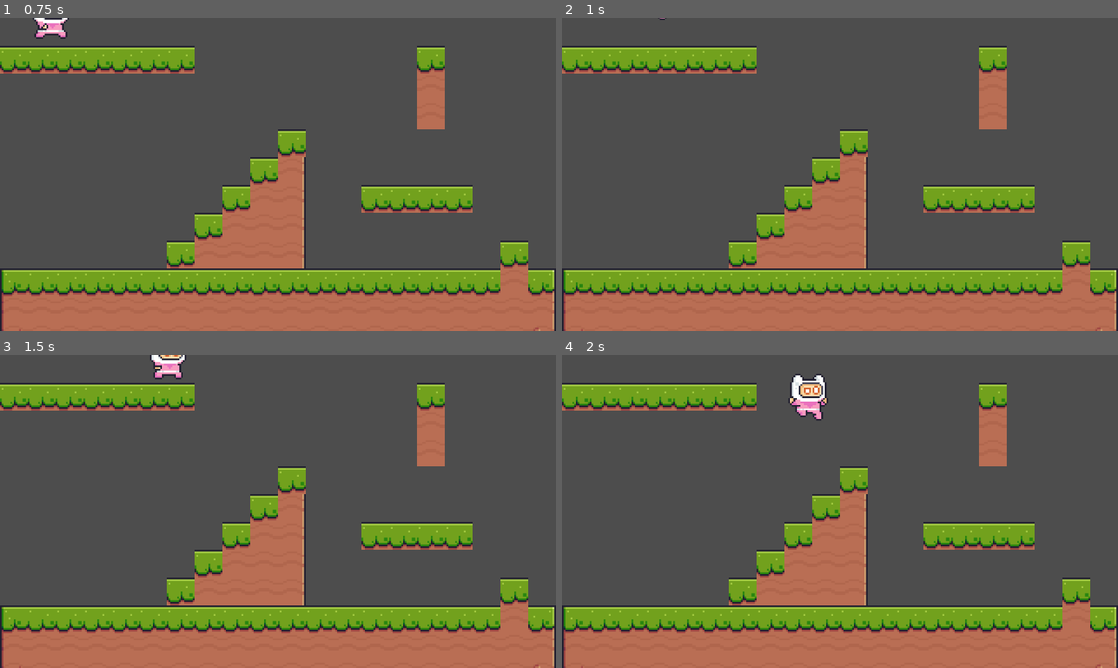
Above: before the commit, frames 1-4 (two rows, left to right).
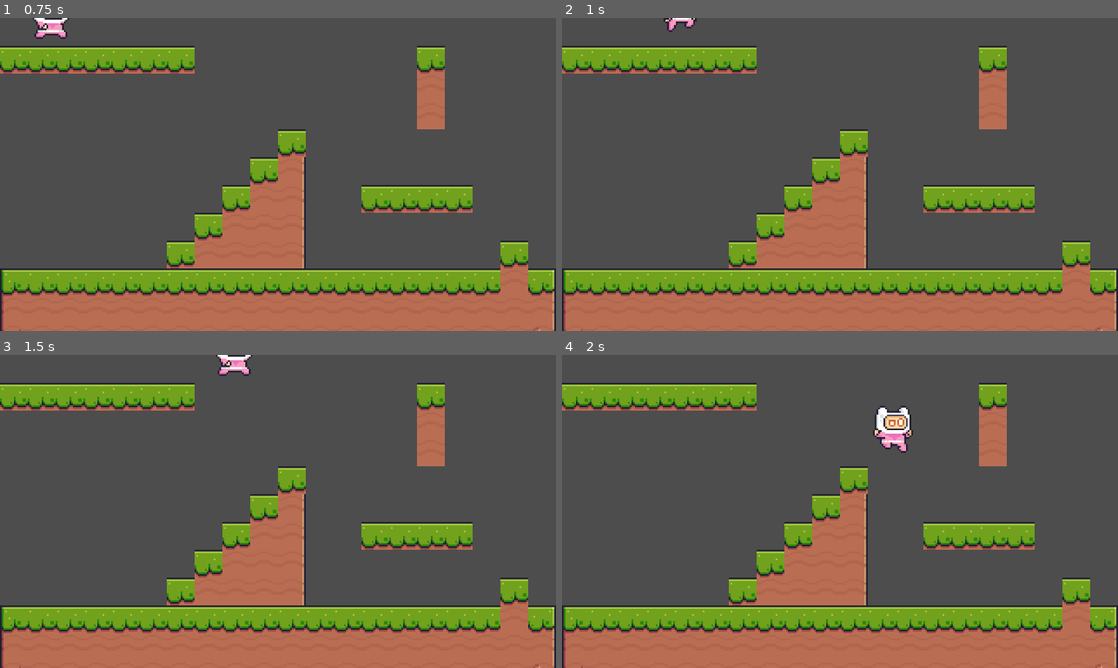
Above: after the commit, the same moments.

Repository: FANXING-0710/StarrySky
Game: Godot game, scene res://scenes/test_room.tscn
The game is run twice, just before and just after one commit, with the same random seed, the same clock (stepped at 60 frames per second) and the same inputs. The project has no main scene, so this scene is started directly.
Inputs:
- Up to frame 1 (0.75 s): hold D (right) from 0.53 s (still down); hold Shift (grab) from 0.53 s (still down)
- Up to frame 2 (1 s): keep holding D (right); keep holding Shift (grab); tap Space (jump) at 0.77 s; tap Keypad 2 (dash, bound only after the commit) at 0.8 s
- Up to frame 3 (1.5 s): keep holding D (right); tap Space (jump) at 1.07 s; release Shift (grab) at 1.28 s; tap Keypad 2 (dash, bound only after the commit) at 1.35 s
- Up to frame 4 (2 s): keep holding D (right); tap Space (jump) at 1.52, 1.55, 1.82 s

Frame 1 is identical in both runs. In frame 2, 0.2% of the frame differs, in the area x 17-25%, y 0-5%; in frame 3, 0.7%; in frame 4, 1.5%, in the area x 40-64%, y 6-32%.

Commit message:
一个比较烂的dash

Diff:
--- a/project.godot
+++ b/project.godot
@@ -43,16 +43,23 @@
 "deadzone": 0.2,
 "events": [Object(InputEventKey,"resource_local_to_scene":false,"resource_name":"","device":-1,"window_id":0,"alt_press …(191 unchanged characters)…
 , Object(InputEventKey,"resource_local_to_scene":false,"resource_name":"","device":-1,"window_id":0,"alt_pressed":false …(183 unchanged characters)…
+, Object(InputEventKey,"resource_local_to_scene":false,"resource_name":"","device":-1,"window_id":0,"alt_pressed":false,"shift_pressed":false,"ctrl_pressed":false,"meta_pressed":false,"pressed":false,"keycode":0,"physical_keycode":4194439,"key_label":0,"unicode":49,"location":0,"echo":false,"script":null)
 ]
 }
 grab={
 "deadzone": 0.2,
 "events": [Object(InputEventKey,"resource_local_to_scene":false,"resource_name":"","device":-1,"window_id":0,"alt_press …(195 unchanged characters)…
+, Object(InputEventKey,"resource_local_to_scene":false,"resource_name":"","device":-1,"window_id":0,"alt_pressed":false,"shift_pressed":false,"ctrl_pressed":false,"meta_pressed":false,"pressed":false,"keycode":0,"physical_keycode":4194441,"key_label":0,"unicode":51,"location":0,"echo":false,"script":null)
 ]
 }
 up={
 "deadzone": 0.2,
 "events": [Object(InputEventKey,"resource_local_to_scene":false,"resource_name":"","device":-1,"window_id":0,"alt_press …(192 unchanged characters)…
+]
+}
+dash={
+"deadzone": 0.2,
+"events": [Object(InputEventKey,"resource_local_to_scene":false,"resource_name":"","device":-1,"window_id":0,"alt_pressed":false,"shift_pressed":false,"ctrl_pressed":false,"meta_pressed":false,"pressed":false,"keycode":0,"physical_keycode":4194440,"key_label":0,"unicode":50,"location":0,"echo":false,"script":null)
 ]
 }
 
--- a/scripts/commons/player/crouch.gd
+++ b/scripts/commons/player/crouch.gd
@@ -1,25 +1,27 @@
 extends State
 
 func Begin() -> void:
-	_owner.can_move = false
-	_owner.can_jump = false
-	print("进入 Crouch 状态")
-	# _owner.stop()   # 调用 Player.gd 的函数
+    _owner.can_move = false
+    _owner.can_jump = false
+    _owner.is_crouching = true
+    print("进入 Crouch 状态")
+    # _owner.stop()   # 调用 Player.gd 的函数
 
 func Update(delta: float) -> void:
-	_owner.velocity = Vector2.ZERO
+    _owner.velocity = Vector2.ZERO
 
-	if Input.is_action_just_released("down"):
-		change_state("Idle")
-		_owner.can_jump = true
+    if Input.is_action_just_released("down"):
+        change_state("Idle")
+        _owner.can_jump = true
 
-	if _owner.on_ground == false:
-		change_state("Fall")
+    if _owner.on_ground == false:
+        change_state("Fall")
 
-	# 播放动画
-	_owner.animation.play("crouch")
+    # 播放动画
+    _owner.animation.play("crouch")
 
 func End() -> void:
-	print("退出 Crouch")
-	_owner.can_move = true
-	_owner.can_jump = true
+    print("退出 Crouch")
+    _owner.can_move = true
+    _owner.can_jump = true
+    _owner.is_crouching = false
--- a/scripts/commons/player/player.gd
+++ b/scripts/commons/player/player.gd
@@ -32,6 +32,11 @@
 const WALL_JUMP_FORCE := Vector2(120.0, 105.0) # 蹬墙跳速度
 const WALL_JUMP_GRACE := 0.10 # 离开墙壁后还能蹬的缓冲时间
 const CLIMB_JUMP_STAMINA_COST := 20.0 # 攀爬跳体力消耗
+## Dash
+const DASH_SPEED: float = 240.0 # 冲刺速度
+const DASH_TIME: float = 0.05 # 冲刺持续时间
+const DASH_COOLDOWN: float = 0.2 # 冲刺结束后冷却时间
+const MAX_DASHES: int = 1 # 默认 1 次 Dash（后期可升级到 2 次）
 
 ## 变量
 # var velocity: Vector2 # CharacterBody2D的隐藏变量
@@ -40,6 +45,7 @@
 var on_ground := is_on_floor() # 当前是否在地面
 var can_apply_gravity := true # 是否可以应用重力
 var can_move := true # 是否可以应用移动
+var is_crouching := false
 # 跳跃相关
 var can_jump := true
 var is_jumping := false # 是否正在跳跃
@@ -54,143 +60,203 @@
 var wall_dir := 0 # 贴哪一边的墙：-1：左墙，1：右墙
 var is_complete_climb := false # 是否完成攀爬
 var wall_grace_timer := 0.0 # 离墙缓冲计时
+# Dash
+var dash_dir := Vector2.ZERO # 当前冲刺方向
+var dashes_left := MAX_DASHES # 剩余 Dash 数
+var is_dashing := false # 是否正在冲刺
+var dash_timer := 0.0 # 冲刺计时
+var dash_cooldown := 0.0 # 冲刺冷却计时
 
 func _physics_process(delta: float) -> void:
-    # 更新变量
-    move_input = Input.get_action_strength("right") - Input.get_action_strength("left") # 更新输入
-    on_ground = is_on_floor() # 更新地面状态
-    wall_grace_timer = max(wall_grace_timer - delta, 0.0) # 更新缓冲计时
-
-    #是否可以攀爬
-    if on_wall == true and Input.is_action_pressed("grab") and stamina > 0:
-        can_on_wall = true
-    else:
-        can_on_wall = false
-
-    # 更新 Coyote Time
-    if on_ground:
-        coyote_timer = JUMP_COYOTE_TIME
-    else:
-        coyote_timer = max(coyote_timer - delta, 0.0)
-
-    # 是否应用重力
-    if can_apply_gravity == true:
-        apply_gravity(delta) # 重力
-
-    # 是否应用跳跃
-    if can_jump == true:
-        handle_jump_input(delta) # 跳跃
-
-    direction_reversal() # 方向反转
-    check_wall() # 检查是否贴着墙，并更新方向
-    apply_horizontal_move(delta) # 移动
-    move_and_slide() # 移动角色
-
-    # print(is_complete_climb)
-    # print(velocity)
-    # print(delta)
-    # print(on_ground)
-    # print(wall_grace_timer)
+	# 更新变量
+	move_input = Input.get_action_strength("right") - Input.get_action_strength("left") # 更新输入
+	on_ground = is_on_floor() # 更新地面状态
+	wall_grace_timer = max(wall_grace_timer - delta, 0.0) # 更新缓冲计时
+
+	# # 是否应用重力
+	# if can_apply_gravity == true:
+	#     apply_gravity(delta) # 重力
+
+	#是否可以攀爬
+	if on_wall == true and Input.is_action_pressed("grab") and stamina > 0:
+		can_on_wall = true
+	else:
+		can_on_wall = false
+
+	# 跳跃相关
+	# 更新 Coyote Time
+	if on_ground:
+		coyote_timer = JUMP_COYOTE_TIME
+	else:
+		coyote_timer = max(coyote_timer - delta, 0.0)
+	# 是否应用跳跃
+	if can_jump == true:
+		handle_jump_input(delta) # 跳跃
+
+	# Dash相关
+	if is_dashing:
+		can_jump = false
+		dash_timer -= delta
+		if dash_timer <= 0.0:
+			end_dash()
+		else:
+			# Dash 期间锁定速度
+			velocity = dash_dir * DASH_SPEED
+	elif dash_cooldown > 0.0:
+		dash_cooldown -= delta
+	else:
+		# 普通运动逻辑（重力、移动等）
+		if can_apply_gravity == true:
+			apply_gravity(delta) # 重力
+		apply_horizontal_move(delta)
+
+	# 落地恢复 dash 次数
+	if is_on_floor():
+		dashes_left = MAX_DASHES
+
+	handle_dash_input()
+	direction_reversal() # 方向反转
+	check_wall() # 检查是否贴着墙，并更新方向
+	# apply_horizontal_move(delta) # 移动
+	move_and_slide() # 移动角色
+
 
 # 方向反转
 func direction_reversal() -> void:
-    if move_input != 0.0 and not is_walling:
-        grapsics.scale.x = move_input
+	if move_input != 0.0 and not is_walling:
+		grapsics.scale.x = move_input
 
 # 重力
 func apply_gravity(delta: float) -> void:
-    # 是否按下“向下键” → 快速下落
-    var fast_fall := Input.is_action_pressed("down")
-
-    if fast_fall == true:
-        # 快速下落：使用更强的重力
-        velocity.y += FAST_FALL_GRAVITY * delta
-        # 限制最大下落速度
-        if velocity.y > FAST_MAX_FALL:
-            velocity.y = FAST_MAX_FALL
-    else:
-        # 普通重力
-        velocity.y += GRAVITY * delta
-        if velocity.y > MAX_FALL:
-            velocity.y = MAX_FALL
+	# 是否按下“向下键” → 快速下落
+	var fast_fall := Input.is_action_pressed("down")
+
+	if fast_fall == true:
+		# 快速下落：使用更强的重力
+		velocity.y += FAST_FALL_GRAVITY * delta
+		# 限制最大下落速度
+		if velocity.y > FAST_MAX_FALL:
+			velocity.y = FAST_MAX_FALL
+	else:
+		# 普通重力
+		velocity.y += GRAVITY * delta
+		if velocity.y > MAX_FALL:
+			velocity.y = MAX_FALL
 
 # 移动
 func apply_horizontal_move(delta: float) -> void:
-    # 限制在墙上的移动
-    if can_move == false:
-        velocity.x = 0
-        return
-
-    # # 读取左右输入
-    # var move_input: float = Input.get_action_strength("right") - Input.get_action_strength("left")
-    # 目标最大速度：是否抱物？
-    var max_speed: float = HOLDING_MAX_RUN if holding else MAX_RUN
-
-    # # 当前是否在地面
-    # var on_ground: bool = is_on_floor()
-
-    # 加速倍率：地面 = 1，空中 = AIR_MULT
-    var accel_mult: float = 1.0 if on_ground else AIR_MULT
-
-    if move_input != 0.0:
-        # 有输入 → 向目标速度逼近
-        velocity.x = move_toward(velocity.x, move_input * max_speed, RUN_ACCEL * accel_mult * delta)
-    else:
-        # 无输入 → 速度衰减
-        velocity.x = move_toward(velocity.x, 0, RUN_REDUCE * delta)
+	# 限制在墙上的移动
+	if can_move == false:
+		velocity.x = 0
+		return
+
+	# # 读取左右输入
+	# var move_input: float = Input.get_action_strength("right") - Input.get_action_strength("left")
+	# 目标最大速度：是否抱物？
+	var max_speed: float = HOLDING_MAX_RUN if holding else MAX_RUN
+
+	# # 当前是否在地面
+	# var on_ground: bool = is_on_floor()
+
+	# 加速倍率：地面 = 1，空中 = AIR_MULT
+	var accel_mult: float = 1.0 if on_ground else AIR_MULT
+
+	if move_input != 0.0:
+		# 有输入 → 向目标速度逼近
+		velocity.x = move_toward(velocity.x, move_input * max_speed, RUN_ACCEL * accel_mult * delta)
+	else:
+		# 无输入 → 速度衰减
+		velocity.x = move_toward(velocity.x, 0, RUN_REDUCE * delta)
 
 # 跳跃
 func handle_jump_input(delta: float) -> void:
-    # 检测按下跳跃键 → 启动缓冲
-    if Input.is_action_just_pressed("jump"):
-        buffer_timer = JUMP_BUFFER_TIME
-
-    # 缓冲计时递减
-    buffer_timer = max(buffer_timer - delta, 0.0)
-
-    # 起跳条件：有缓冲 + 有宽容时间
-    if buffer_timer > 0.0 and coyote_timer > 0.0 and can_jump:
-        is_jumping = true
-        velocity.y = - JUMP_SPEED
-        var_jump_timer = VAR_JUMP_TIME
-        buffer_timer = 0.0 # 消耗掉缓冲
-        coyote_timer = 0.0 # 消耗掉宽容时间
-
-    # 可变跳：松开跳跃键 → 立即结束可变时间
-    if Input.is_action_just_released("jump"):
-        var_jump_timer = 0.0
-
-    # 如果在可变跳时间内并且仍在上升
-    if var_jump_timer > 0.0 and velocity.y < 0:
-        var_jump_timer -= delta
-    elif velocity.y < 0 and not Input.is_action_pressed("jump"):
-        velocity.y = velocity.y * 0.5 # 或者 velocity.y = max(velocity.y, -JUMP_SPEED * 0.5)
-        var_jump_timer = 0.0
+	# 检测按下跳跃键 → 启动缓冲
+	if Input.is_action_just_pressed("jump"):
+		buffer_timer = JUMP_BUFFER_TIME
+
+	# 缓冲计时递减
+	buffer_timer = max(buffer_timer - delta, 0.0)
+
+	# 起跳条件：有缓冲 + 有宽容时间
+	if buffer_timer > 0.0 and coyote_timer > 0.0 and can_jump:
+		is_jumping = true
+		velocity.y = - JUMP_SPEED
+		var_jump_timer = VAR_JUMP_TIME
+		buffer_timer = 0.0 # 消耗掉缓冲
+		coyote_timer = 0.0 # 消耗掉宽容时间
+
+	# 可变跳：松开跳跃键 → 立即结束可变时间
+	if Input.is_action_just_released("jump"):
+		var_jump_timer = 0.0
+
+	# 如果在可变跳时间内并且仍在上升
+	if var_jump_timer > 0.0 and velocity.y < 0:
+		var_jump_timer -= delta
+	elif velocity.y < 0 and not Input.is_action_pressed("jump"):
+		velocity.y = velocity.y * 0.5 # 或者 velocity.y = max(velocity.y, -JUMP_SPEED * 0.5)
+		var_jump_timer = 0.0
 
 # 检测墙体
 func check_wall() -> void:
-    # 检测：是否碰到墙壁
-    if hand_checker.is_colliding() or foot_checker.is_colliding():
-        on_wall = true
-        wall_grace_timer = WALL_JUMP_GRACE # 重置缓冲时间
-
-        # 判断贴墙方向
-        var wall_normal: Vector2
-        if hand_checker.is_colliding():
-            wall_normal = hand_checker.get_collision_normal()
-        else:
-            wall_normal = foot_checker.get_collision_normal()
-        # 根据法线方向判断是左墙还是右墙
-        if wall_normal.x > 0: # 法线向右，说明是左墙
-            wall_dir = -1
-        elif wall_normal.x < 0: # 法线向左，说明是右墙
-            wall_dir = 1
-    else:
-        # 没有碰到墙
-        on_wall = false
-
-    # 检测：是否完成攀爬
-    if not hand_checker.is_colliding() and foot_checker.is_colliding():
-        is_complete_climb = true
-    else:
-        is_complete_climb = false
+	# 检测：是否碰到墙壁
+	if hand_checker.is_colliding() or foot_checker.is_colliding():
+		on_wall = true
+		wall_grace_timer = WALL_JUMP_GRACE # 重置缓冲时间
+
+		# 判断贴墙方向
+		var wall_normal: Vector2
+		if hand_checker.is_colliding():
+			wall_normal = hand_checker.get_collision_normal()
+		else:
+			wall_normal = foot_checker.get_collision_normal()
+		# 根据法线方向判断是左墙还是右墙
+		if wall_normal.x > 0: # 法线向右，说明是左墙
+			wall_dir = -1
+		elif wall_normal.x < 0: # 法线向左，说明是右墙
+			wall_dir = 1
+	else:
+		# 没有碰到墙
+		on_wall = false
+
+	# 检测：是否完成攀爬
+	if not hand_checker.is_colliding() and foot_checker.is_colliding():
+		is_complete_climb = true
+	else:
+		is_complete_climb = false
+
+# Dash
+# 输入
+func handle_dash_input() -> void:
+	if Input.is_action_just_pressed("dash") and dashes_left > 0 and not is_dashing and dash_cooldown <= 0.0:
+		start_dash()
+
+# 开始 dash
+func start_dash() -> void:
+	# 读取方向输入
+	var input_dir = Vector2(
+		Input.get_action_strength("right") - Input.get_action_strength("left"),
+		Input.get_action_strength("down") - Input.get_action_strength("up")
+	)
+	if is_crouching == true and input_dir.x == 0:
+		input_dir = Vector2(grapsics.scale.x, 0)
+	elif input_dir == Vector2.ZERO:
+		# 没有输入时，用面向方向
+		input_dir = Vector2(grapsics.scale.x, 0)
+
+	dash_dir = input_dir.normalized()
+
+	# 开始 dash
+	is_dashing = true
+	dash_timer = DASH_TIME
+	dashes_left -= 1
+
+	# 暂时清零速度（避免旧速度影响）
+	velocity = dash_dir * DASH_SPEED
+
+# 停止 dash
+func end_dash() -> void:
+	is_dashing = false
+	dash_timer = 0.0
+	dash_cooldown = DASH_COOLDOWN
+	# dash 结束后，水平速度会保留一点（模拟 Celeste 手感）
+	velocity *= 0.6
